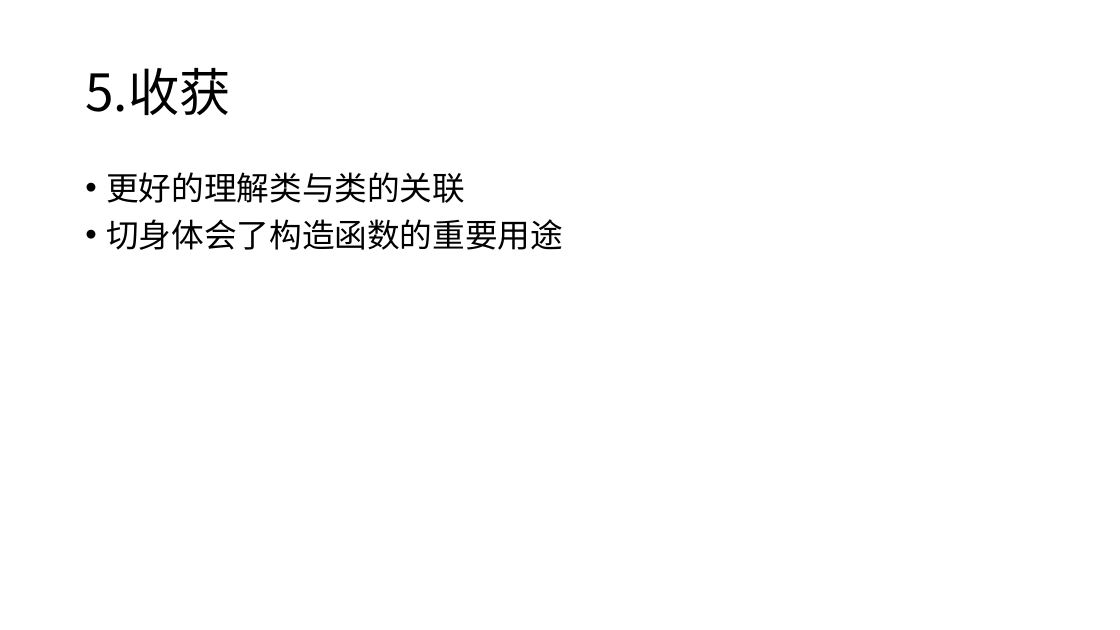
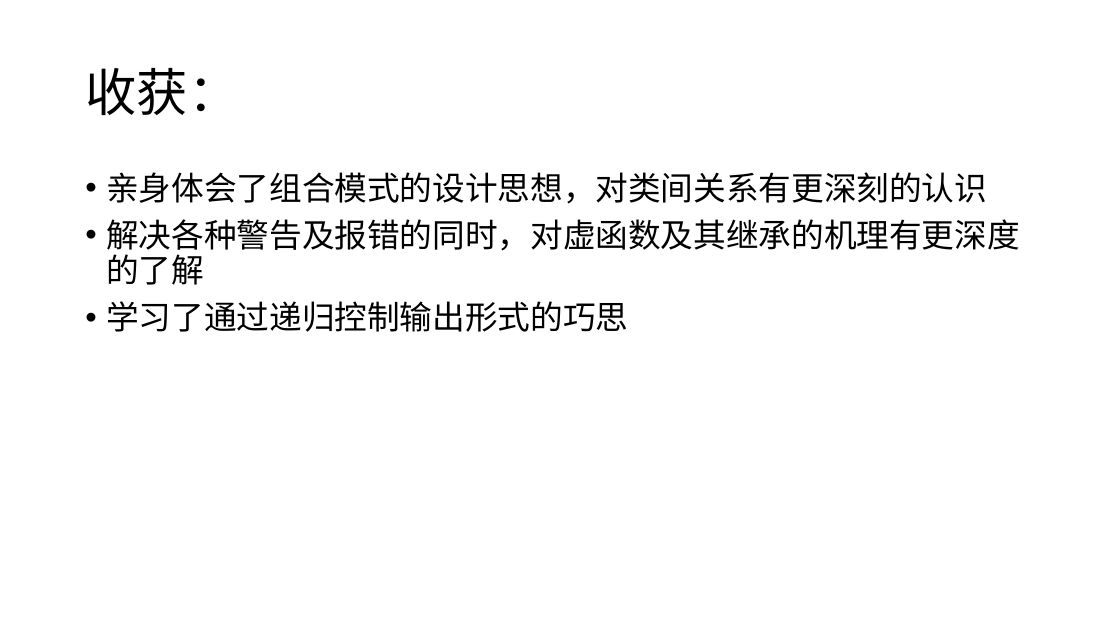
Before and after one commit to AshIgnis/JLU_OOP_Assignments, a slide deck: slide 12 of test03/lib/面向对象程序设计.pptx (slide 14 before the commit). Drawn at 1120x630 pixels with LibreOffice and Linux fonts; fonts in the diff are those of the drawing. Boxes give left, top, right and bottom in pixels: in the first picture for what was removed or moved away, otherwise in the second. Text is boxed around its words. In the diff, an @@ line names an element or a change of style, - is before the commit and + after.

```diff
--- a/test03/lib/面向对象程序设计.pptx
+++ b/test03/lib/面向对象程序设计.pptx
@@ title at box(85, 68, 239, 115): text changed @@
-5.收获
+收获：
@@ text at box(106, 172, 1019, 332): text changed @@
-• 更好的理解类与类的关联
-• 切身体会了构造函数的重要用途
+• 亲身体会了组合模式的设计思想，对类间关系有更深刻的认识
+• 解决各种警告及报错的同时，对虚函数及其继承的机理有更深度的了解
+• 学习了通过递归控制输出形式的巧思
```
Also in this commit, not shown: 3 other slides changed, 9 slides added, 10 slides removed, 47 other files.
